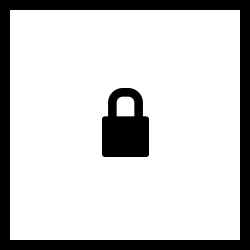
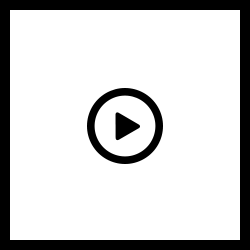
Layers edited between the first and the second w=250, h=250 image:
added layer "Play Button" above "Locked Padlock" over [87, 88, 163, 164]
hid "Locked Padlock" over [102, 88, 149, 157]
